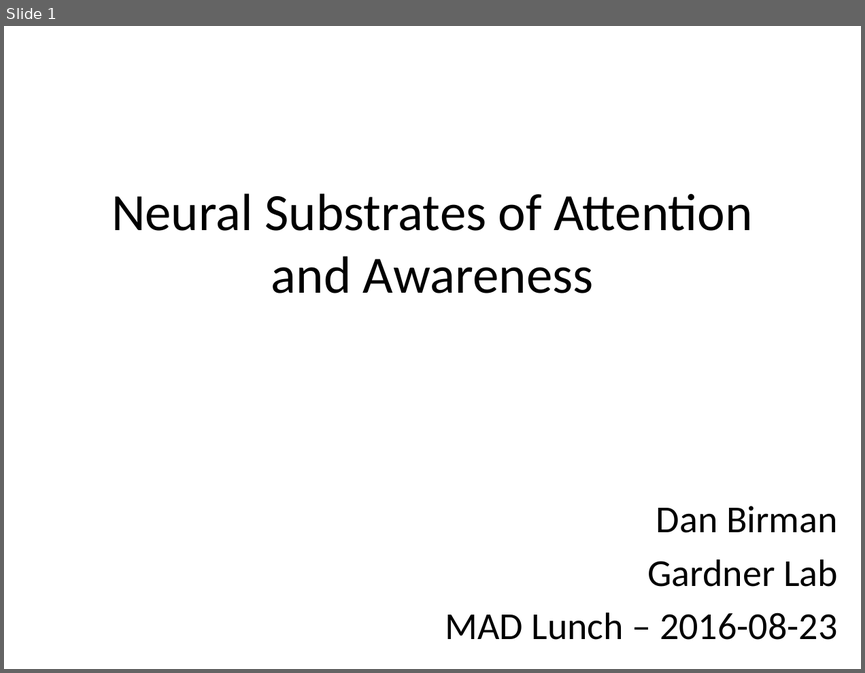
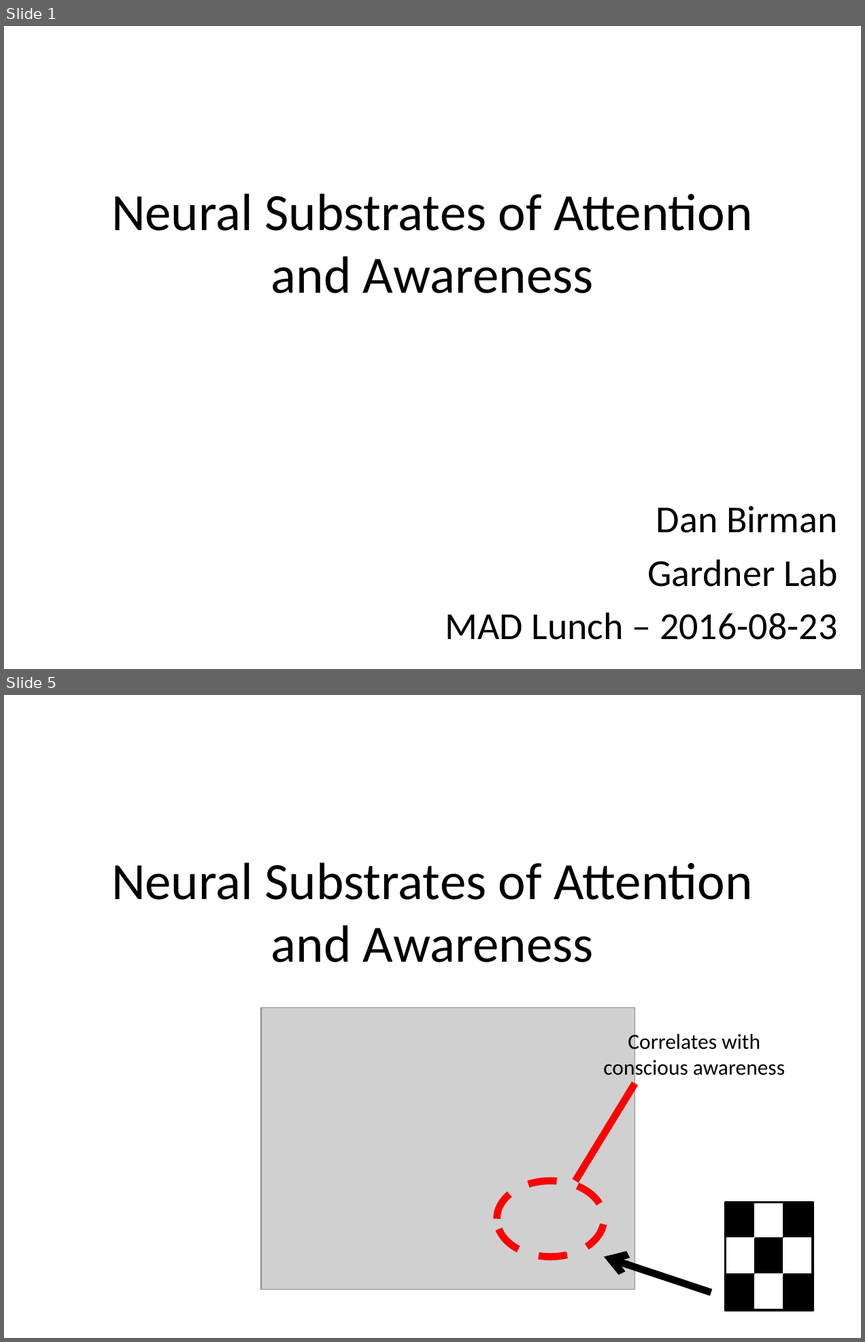
Before and after one commit to dbirman/att_awe, a slide deck: talks/20160823_mad_birman.pptx. Shown one above the other, each under a label of ours: slide 1 before the commit, slides 1 and 5 after it; the slides between them are not shown. The pictures are 865x673 and 865x1342 pixels, drawn with LibreOffice and Linux fonts; fonts in the diff are those of the drawing; grey boxes stand for pictures. Boxes give left, top, right and bottom in pixels: in the first picture for what was removed or moved away, otherwise in the second. Text is boxed around its words. In the diff, an @@ line names an element or a change of style, - is before the commit and + after.

```diff
--- a/talks/20160823_mad_birman.pptx
+++ b/talks/20160823_mad_birman.pptx
@@ slide 5 added at bbox=[4, 695, 861, 1338], background #FFFFFF @@
@@ text added at bbox=[111, 862, 753, 962], 44 pt, text #000000 @@
+Neural Substrates of Attention and Awareness
@@ picture added at bbox=[261, 1008, 634, 1289] @@
@@ text added at bbox=[603, 1031, 785, 1080], 18 pt, text #000000 @@
+Correlates with
+conscious awareness
@@ line added from (575, 1181) to (634, 1083), #FF0000 6 pt @@
@@ ellipse added at bbox=[496, 1181, 604, 1257], outline #FF0000 6 pt dashed @@
@@ group added at bbox=[725, 1202, 813, 1310]: 10 rectangles @@
@@ arrow added from (711, 1292) to (604, 1256), #000000 6 pt @@
```
Also in this commit, not shown: 47 other slides added, 5 slides removed, 11 other files.
